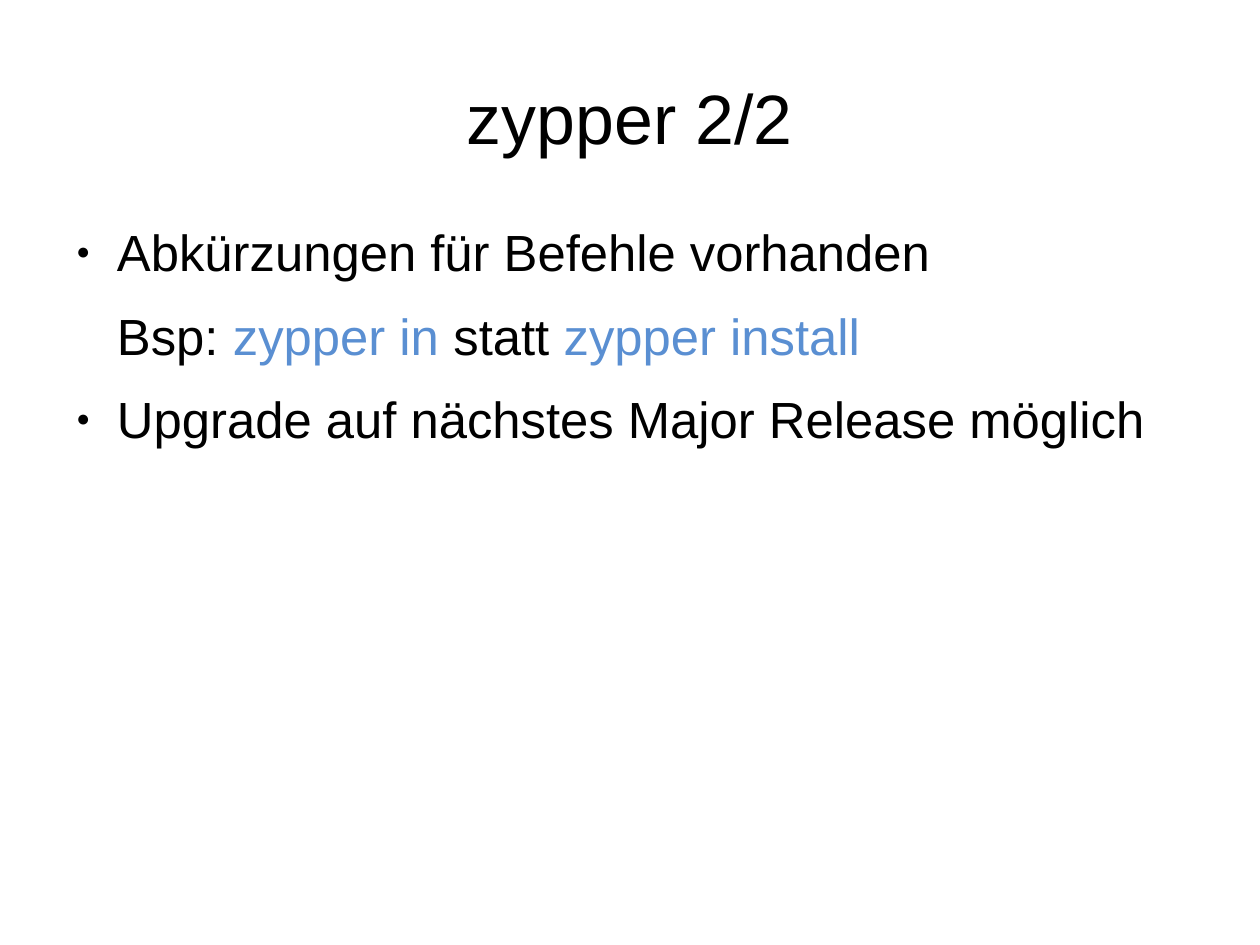
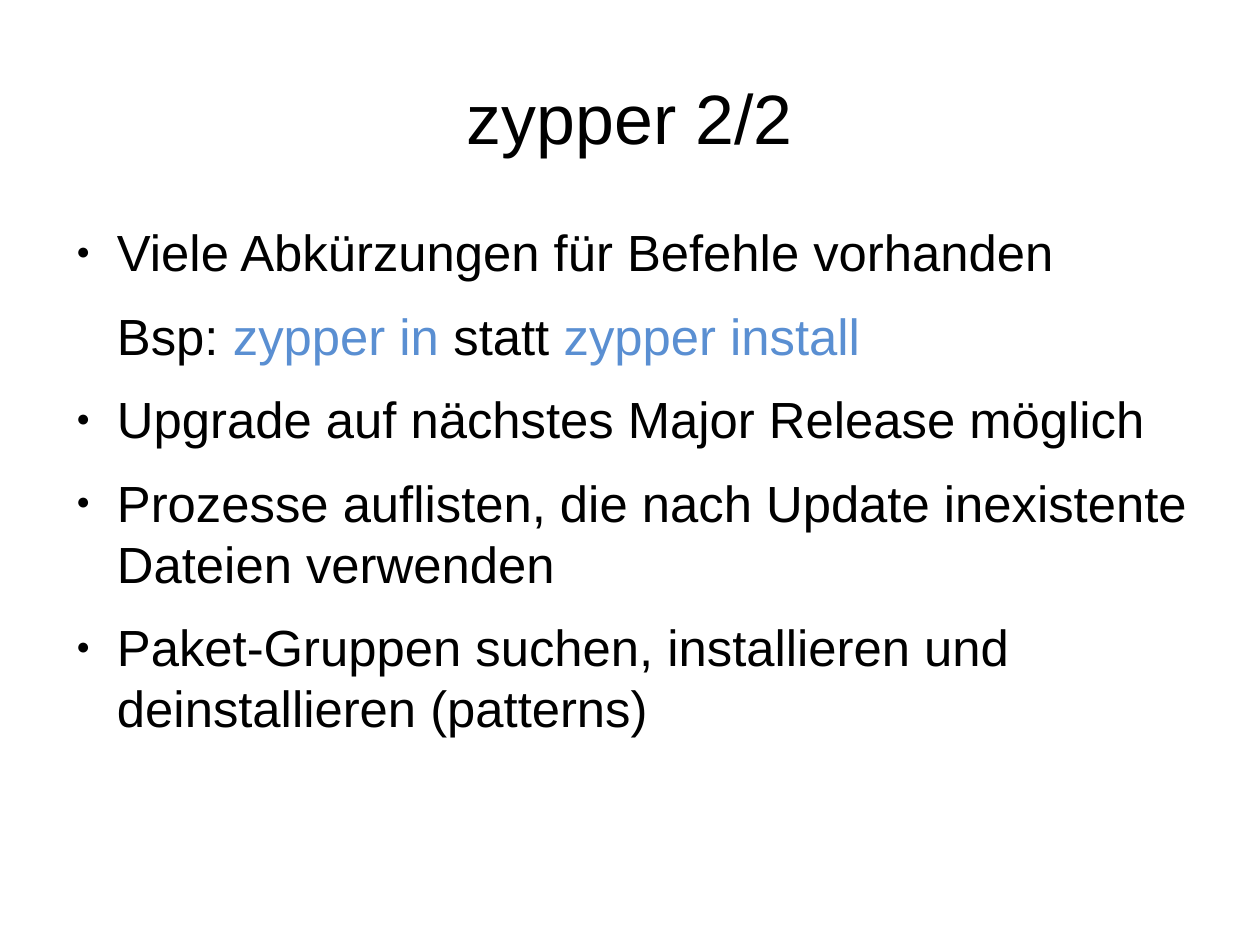
Before and after one commit to adfinis/adsy-trainings, a slide deck: slide 3 of SSA_SUSE-System-Administration/1005_zypper/modul_zypper_1005_01_slides.odp. Drawn at 1260x945 pixels with LibreOffice and Linux fonts; fonts in the diff are those of the drawing. Boxes give left, top, right and bottom in pixels: in the first picture for what was removed or moved away, otherwise in the second. Text is boxed around its words. In the diff, an @@ line names an element or a change of style, - is before the commit and + after.

```diff
--- a/SSA_SUSE-System-Administration/1005_zypper/modul_zypper_1005_01_slides.odp
+++ b/SSA_SUSE-System-Administration/1005_zypper/modul_zypper_1005_01_slides.odp
@@ text at (117,234,1053,282): text changed @@
-● Abkürzungen für Befehle vorhanden
+● Viele Abkürzungen für Befehle vorhanden
@@ text at (117,485,1187,738): paragraphs added @@
+● Prozesse auflisten, die nach Update inexistente Dateien verwenden
+● Paket-Gruppen suchen, installieren und deinstallieren (patterns)
```
Also in this commit, not shown: 4 other slides changed, 2 slides added, 3 other files.
